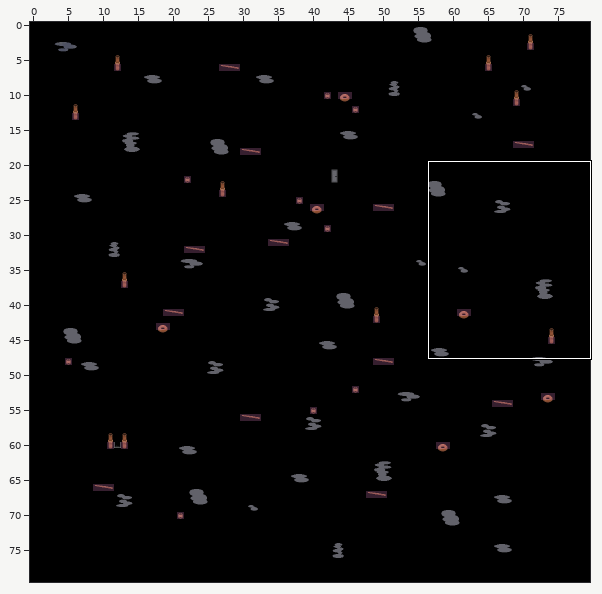
A Tiled map gets an edit: res/maps/scrapyard.tmx. Above, an overview of the earlier version with the close-up marked.
Close-up. Before the edit:
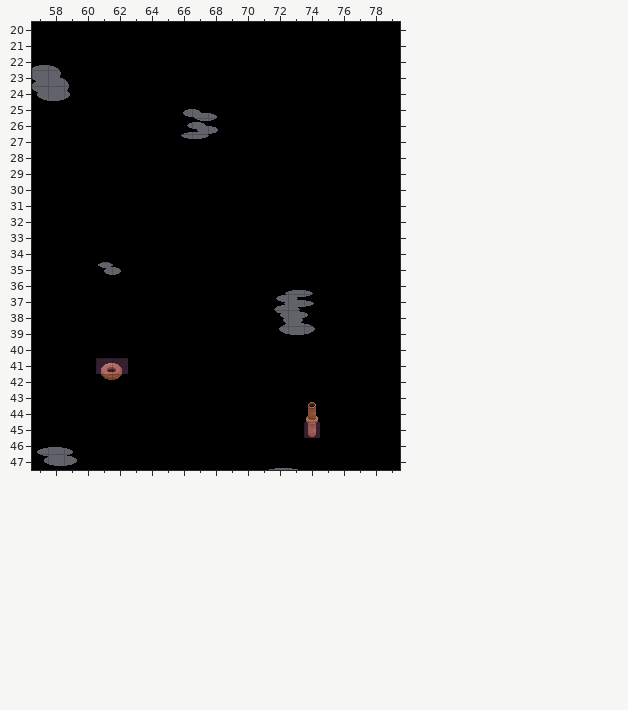
Cells are 16x16 px. Shown: x 57..79, y 20..47. The commit also changed other parts of the map, which this record leaves out.
The result:
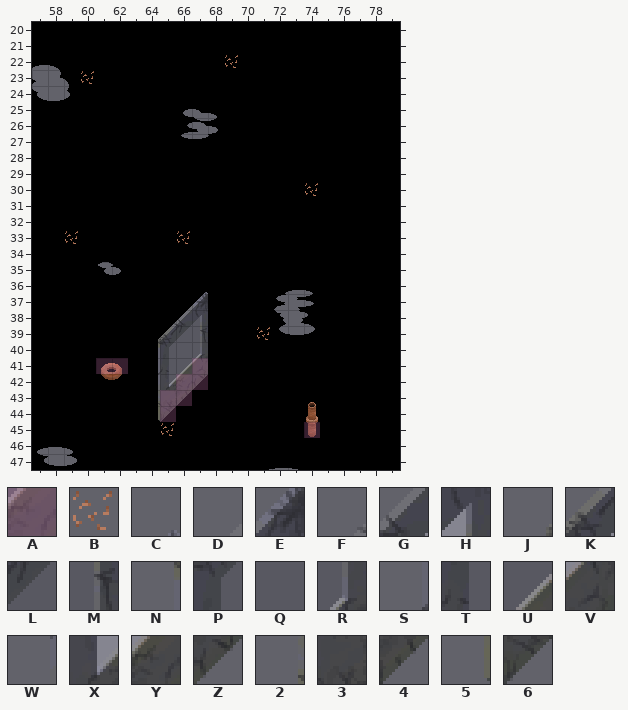
Key: from "scrapyard": A 1, B 64, C 103, D 118, E 119, F 133, G 134, H 135, J 148, K 149, L 150, M 151, N 164, P 165, Q 166, R 167, S 180, T 181, U 182, V 183, W 196, X 197, Y 198, Z 199, 2 212, 3 213, 4 214, 5 228, 6 229.
_ is an empty cell, . an unchanged one.
Tiles of an added or newly shown layer are drawn over the layers below it.
See-through tiles are keyed as they look on the map.
From old to new:
--- layer "Props2" (added)
@@ x 60..69 @@
-22 ........._
-23 _.........
+22 .........B
+23 B.........
@@ x 74..74 @@
-30 _
+30 B
@@ x 59..66 @@
-33 _......_
+33 B......B
@@ x 71..71 @@
-39 _
+39 B
@@ x 65..65 @@
-45 _
+45 B
--- layer "Props"
@@ x 64..67 @@
-41 ..._
-42 ..__
-43 ___.
-44 __..
+41 ...V
+42 ..YZ
+43 234.
+44 56..
--- layer "Above"
@@ x 64..67 @@
-36 ..._
-37 ..__
-38 .___
-39 ____
-40 ____
-41 ___.
-42 __..
+36 ...C
+37 ..DE
+38 .FGH
+39 JKLM
+40 NPQR
+41 STU.
+42 WX..
--- layer "Collision"
@@ x 65..67 @@
-41 .._
-42 .__
-43 __.
-44 _..
+41 ..A
+42 .AA
+43 AA.
+44 A..
Where, in picture pixels (left, top, right, bottom), the same in both close-ups:
added: (225, 55, 238, 68)
added: (81, 71, 94, 84)
added: (305, 183, 318, 196)
added: (65, 231, 78, 244)
added: (177, 231, 190, 244)
added: (158, 292, 208, 436)
added: (257, 327, 270, 340)
